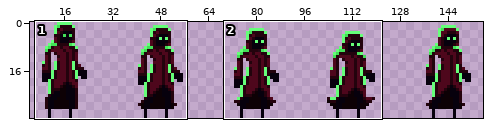
Two versions of one sprite sheet, UnityGame/Assets/_GWJ/Art/Animations test/Prota baseç.png. The picture above shows the old version from afar; the outline marks the close-up.
Close-up. Old version:
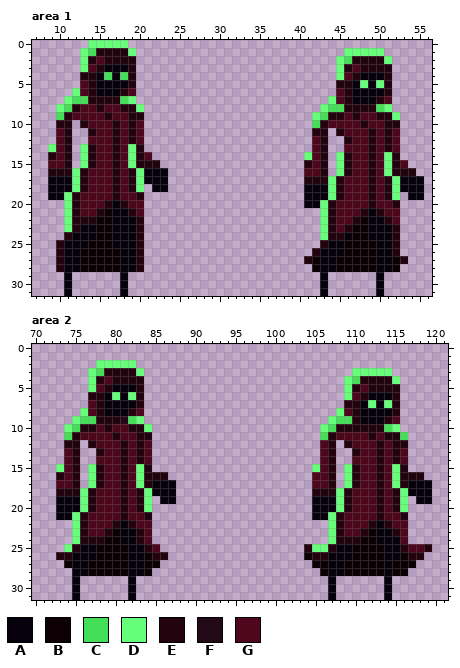
The file is 160x32 pixels. Colours within 5 levels of each other are drawn and written as one. Shown: area 1: x 7..56, y 0..31; area 2: x 70..121, y 0..31. The wide view leaves out empty margins. The commit also changed other parts of the picture, which this record leaves out.
Palette (. is transparent): A #07010d  B #0d0105  C #43df57  D #65ff79  E #23030d  F #230916  G #4e071c
Now the later version:
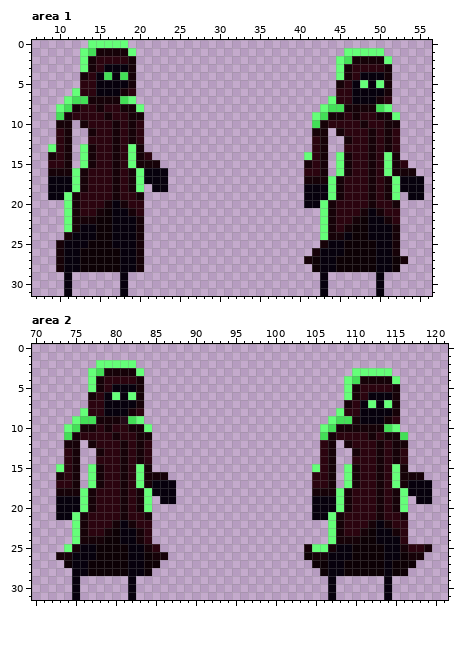
Difference:
{"colour":"E","old":"#23030d","new":"#160208"}
{"colour":"G","old":"#4e071c","new":"#2b040f"}
{"where": "area 1"}
{"y":2,"x":16,"old":"EEE","new":"GGG"}
{"y":3,"x":14,"old":"GE","new":"EG"}
{"y":3,"x":48,"old":"EEE","new":"GGG"}
{"y":4,"x":14,"old":"E","new":"G"}
{"y":4,"x":46,"old":"GE","new":"EG"}
{"y":5,"x":14,"old":"E","new":"G"}
{"y":5,"x":46,"old":"E","new":"G"}
{"y":6,"x":14,"old":"E","new":"G"}
{"y":6,"x":46,"old":"E","new":"G"}
{"y":7,"x":46,"old":"E","new":"G"}
{"where": "area 2"}
{"y":4,"x":80,"old":"EEE","new":"GGG"}
{"y":5,"x":78,"old":"GE","new":"EG"}
{"y":5,"x":112,"old":"EEE","new":"GGG"}
{"y":6,"x":78,"old":"E","new":"G"}
{"y":6,"x":110,"old":"GE","new":"EG"}
{"y":7,"x":78,"old":"E","new":"G"}
{"y":7,"x":110,"old":"E","new":"G"}
{"y":8,"x":78,"old":"E","new":"G"}
{"y":8,"x":110,"old":"E","new":"G"}
{"label":"changed","picture_box":[48,48,160,272]}
{"label":"changed","picture_box":[304,56,416,264]}
{"label":"changed","picture_box":[56,368,168,560]}
{"label":"changed","picture_box":[304,376,432,560]}
